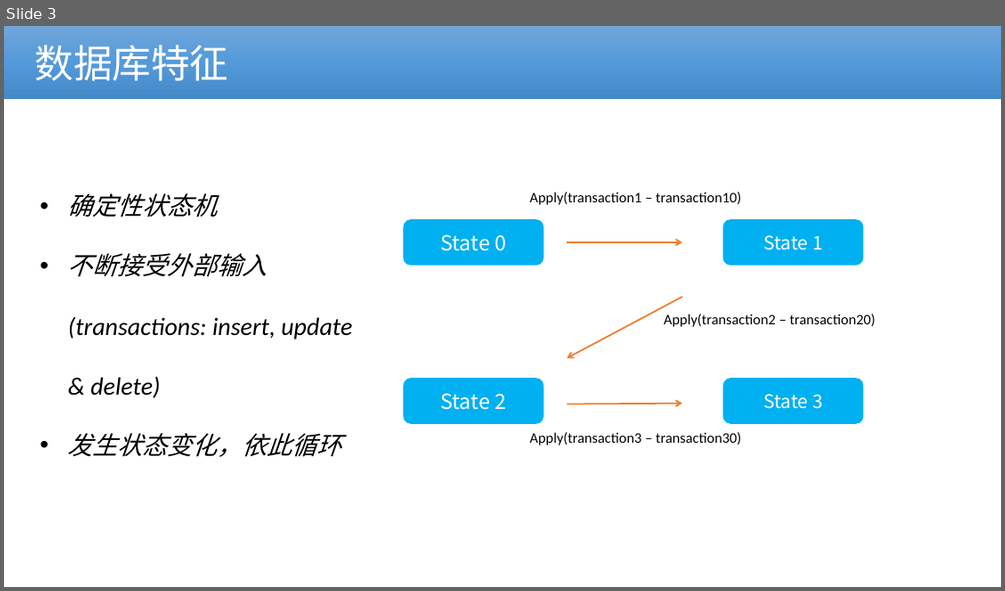
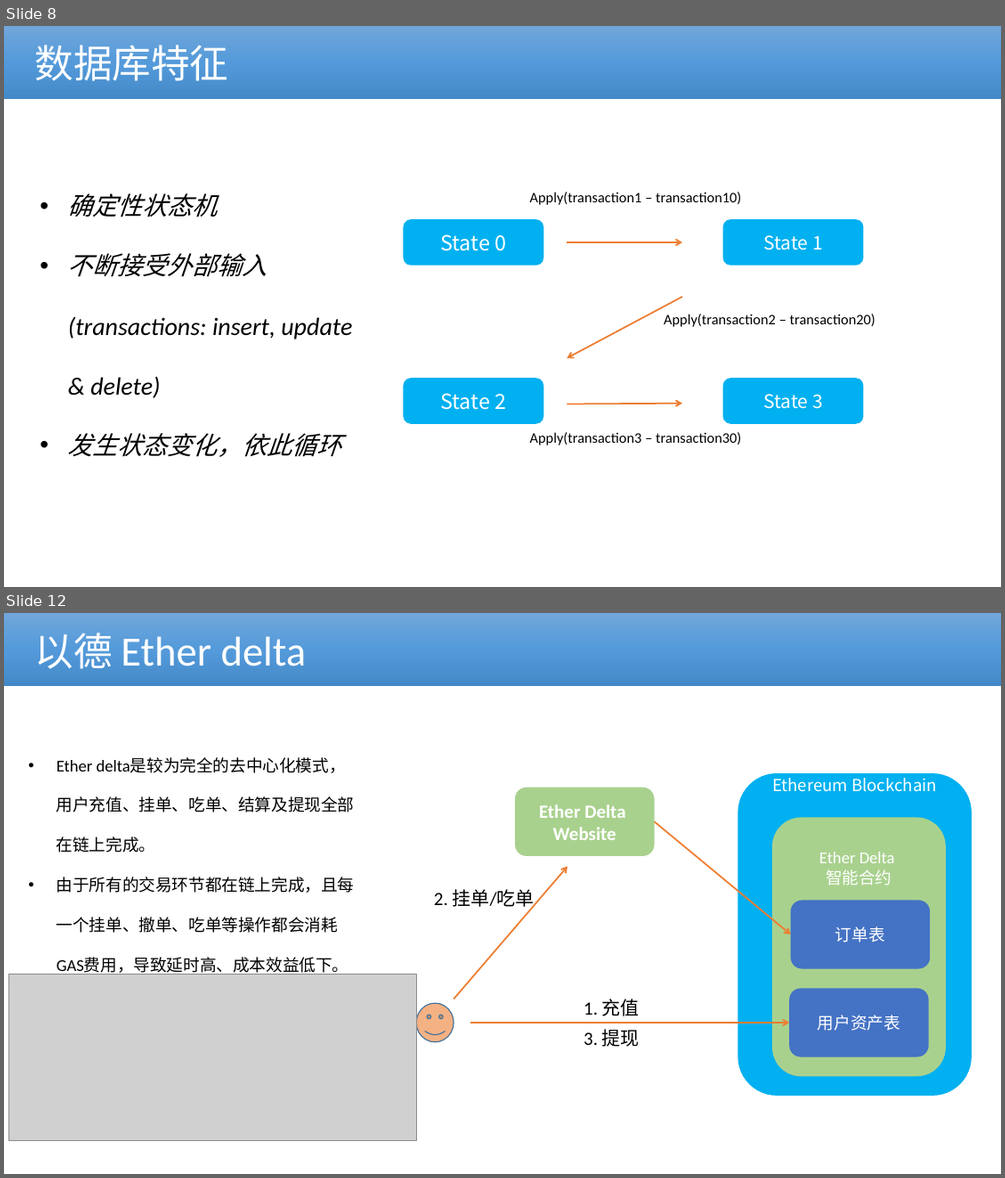
Before and after one commit to cmdpos/gaia, a slide deck: ppt/blockchain-dex.pptx. Shown one above the other, each under a label of ours: slide 3 before the commit, slides 8 and 12 after it; the slides between them are not shown. The pictures are 1005x591 and 1005x1178 pixels, drawn with LibreOffice and Linux fonts; fonts in the diff are those of the drawing; grey boxes stand for pictures; background and template pictures are left out. Boxes give left, top, right and bottom in pixels: in the first picture for what was removed or moved away, otherwise in the second. Text is boxed around its words. In the diff, an @@ line names an element or a change of style, - is before the commit and + after.

```diff
--- a/ppt/blockchain-dex.pptx
+++ b/ppt/blockchain-dex.pptx
@@ slide 12 added at [4,613,1001,1174], background #FFFFFF @@
@@ rectangle added at [4,613,1001,686], fill gradient #71A6DB to #559BDB to #448ACA, 40 pt, text #FFFFFF @@
+以德 Ether delta
@@ text added at [57,757,355,975], 16 pt, text #000000 @@
+• Ether delta是较为完全的去中心化模式，用户充值、挂单、吃单、结算及提现全部在链上完成。
+• 由于所有的交易环节都在链上完成，且每一个挂单、撤单、吃单等操作都会消耗GAS费用，导致延时高、成本效益低下。
@@ rounded rectangle added at [515,787,654,856], fill #A9D18E, 18 pt, text #FFFFFF, bold @@
+Ether Delta
+Website
@@ rounded rectangle added at [737,773,971,1095], fill #00B0F0, 16 pt, text #FFFFFF @@
+Ethereum Blockchain
@@ arrow added from (655, 821) to (791, 934), #ED7D31 1.5 pt @@
@@ rounded rectangle added at [772,817,946,1076], fill #A9D18E, 16 pt, text #FFFFFF @@
+Ether Delta
+智能合约
@@ arrow added from (453, 999) to (568, 867), #ED7D31 1.5 pt @@
@@ text added at [434,889,534,909], 18 pt, text #000000 @@
+2. 挂单/吃单
@@ rounded rectangle added at [791,900,930,969], fill #4472C4, 16 pt, text #FFFFFF @@
+订单表
@@ picture added at [8,973,416,1140] @@
@@ smiley face added at [416,1004,453,1042], fill #F4B183, outline #43739E 1 pt @@
@@ text added at [583,998,639,1016], 18 pt, text #000000 @@
+1. 充值
@@ rounded rectangle added at [789,989,928,1057], fill #4472C4, 16 pt, text #FFFFFF @@
+用户资产表
@@ arrow added from (470, 1022) to (789, 1022), #ED7D31 1.5 pt @@
@@ text added at [583,1029,639,1046], 18 pt, text #000000 @@
+3. 提现
@@ what was slide 3 is now slide 8 @@
```
Also in this commit, not shown: 4 slides changed, 12 other slides added, 13 slides removed, 1 other file.
